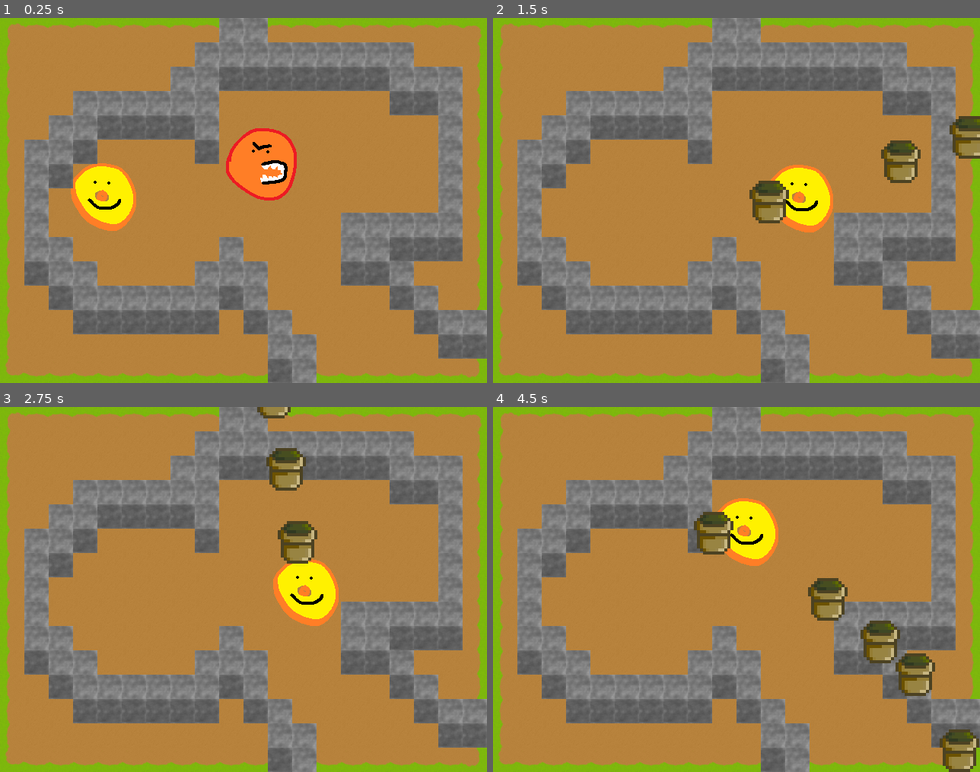
Above: before the commit, frames 1-4 (two rows, left to right).
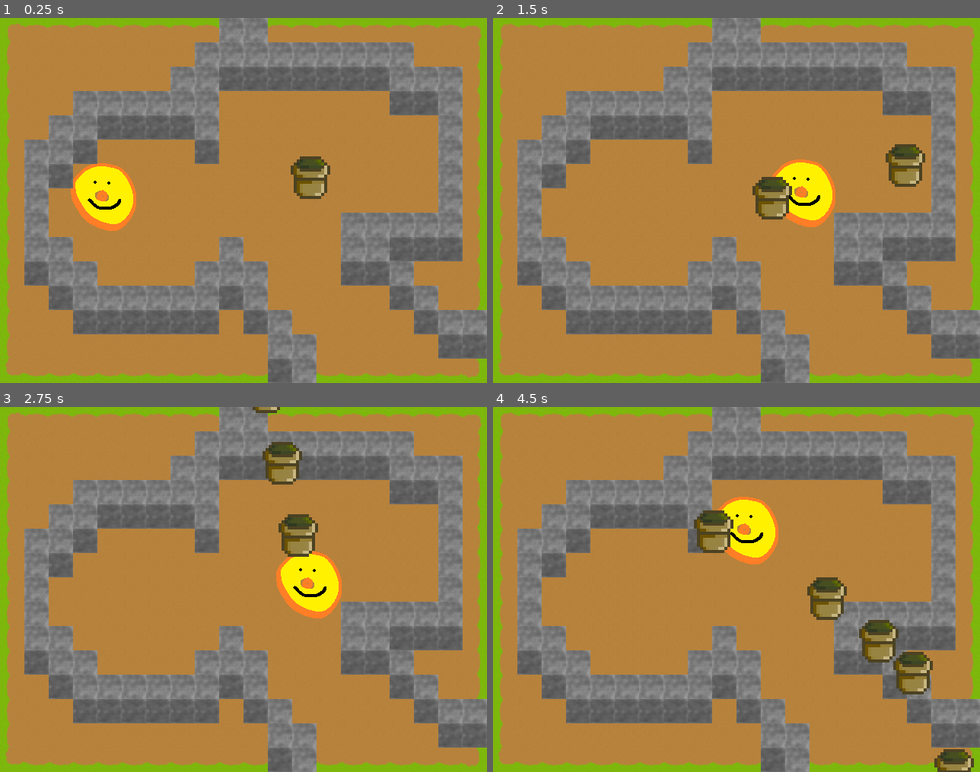
Above: after the commit, the same moments.

Repository: CyborgSquirrel/bepis-mula
Game: Godot game, scene res://Scenes/main.tscn
Same seed, same stepped clock (60 frames per second), same inputs: the game is played once before the commit and once after it.
Inputs (mouse positions are in pixels of both pictures, inside the frame that each line leads up to):
- Up to frame 1 (0.25 s): no input
- Up to frame 2 (1.5 s): move the mouse to (843, 182) at 0.52 s; press the mouse at (843, 182) at 0.53 s; hold D (char_right) 0.53-1.28 s; move the mouse to (639, 218) at 1.27 s; release the mouse at (639, 218) at 1.28 s; hold S (char_down) from 1.28 s (still down); click (639, 218) at 1.35 s
- Up to frame 3 (2.75 s): move the mouse to (292, 509) at 2.02 s; release S (char_down) at 2.03 s; press the mouse at (292, 509) at 2.03 s; hold D (char_right) from 2.03 s (still down)
- Up to frame 4 (4.5 s): move the mouse to (712, 662) at 2.77 s; release D (char_right) at 2.78 s; release the mouse at (712, 662) at 2.78 s; hold W (char_up) 2.78-3.53 s; click (712, 662) at 2.85 s; move the mouse to (882, 644) at 3.52 s; press the mouse at (882, 644) at 3.53 s; hold A (char_left) from 3.53 s (still down); move the mouse to (590, 534) at 4.27 s; release the mouse at (590, 534) at 4.28 s; click (590, 534) at 4.35 s

The runs differ from the first frame. In frame 1, 3.0% of the frame differs, in the area x 46-68%, y 30-50%; in frame 2, 2.7%; in frame 3, 2.7%; in frame 4, 2.1%.

Commit message:
broken pot

Diff:
--- a/Mini Scenes/pot.tscn
+++ b/Mini Scenes/pot.tscn
@@ -9,7 +9,7 @@
 radius = 24.0
 height = 12.0
 
-[node name="Pot" type="RigidBody2D" groups=[
+[node name="Pot" type="RigidBody2D" index="0" groups=[
 "Pots",
 ]]
 
@@ -33,7 +33,7 @@
 angular_velocity = 0.0
 angular_damp = -1.0
 script = ExtResource( 1 )
-_sections_unfolded = [ "Collision" ]
+_sections_unfolded = [ "Angular", "Collision" ]
 __meta__ = {
 "_edit_group_": true
 }
@@ -49,3 +49,10 @@
 
 visible = false
 shape = SubResource( 1 )
+
+[node name="Timer" type="Timer" parent="." index="2"]
+
+process_mode = 1
+wait_time = 1.0
+one_shot = false
+autostart = false
--- a/Scenes/main.tscn
+++ b/Scenes/main.tscn
@@ -1,9 +1,9 @@
-[gd_scene load_steps=4 format=2]
+[gd_scene load_steps=5 format=2]
 
 [ext_resource path="res://Mini Scenes/Background.res" type="TileSet" id=1]
 [ext_resource path="res://Mini Scenes/player.tscn" type="PackedScene" id=2]
-[ext_resource path="res://Mini Scenes/enemy.tscn" type="PackedScene" id=3]
-[ext_resource path="res://Mini Scenes/Foreground.res" type="TileSet" id=4]
+[ext_resource path="res://Mini Scenes/Foreground.res" type="TileSet" id=3]
+[ext_resource path="res://Mini Scenes/pot.tscn" type="PackedScene" id=4]
 
 [node name="Game" type="Node2D"]
 
@@ -39,14 +39,10 @@
 
 position = Vector2( 136, 236 )
 
-[node name="Enemy" parent="." index="2" instance=ExtResource( 3 )]
-
-position = Vector2( 490.726, 162.748 )
-
-[node name="Foreground" type="TileMap" parent="." index="3"]
+[node name="Foreground" type="TileMap" parent="." index="2"]
 
 mode = 0
-tile_set = ExtResource( 4 )
+tile_set = ExtResource( 3 )
 cell_size = Vector2( 32, 32 )
 cell_quadrant_size = 16
 cell_custom_transform = Transform2D( 1, 0, 0, 1, 0, 0 )
@@ -66,3 +62,7 @@
 __meta__ = {
 "_edit_lock_": true
 }
+
+[node name="Pot" parent="." index="3" instance=ExtResource( 4 )]
+
+position = Vector2( 408, 210 )
--- a/Scripts/Pot.gd
+++ b/Scripts/Pot.gd
@@ -1,13 +1,31 @@
 extends RigidBody2D
+
+var broken_pot_sprite = preload("res://Textures/BrokenPotSprite.png")
+
+
+# VARIABLES
+const BROKE_DELAY = 0.15
 
 
 func _ready():
 	set_physics_process(true)
 
+	# TIMER INITIALIZATION
+	$Timer.set_one_shot(true)
+	$Timer.set_wait_time(BROKE_DELAY)
+	$Timer.connect("timeout", self, "on_timeout_complete")
+
+func on_timeout_complete():
+	queue_free()
+
+
 func _physics_process(delta):
 	var bodies = get_colliding_bodies()
 
 	for body in bodies:
-		if body.is_in_group("Enemies"):
+		if body.is_in_group("Enemies") or body.is_in_group("Pots"):
+			$Sprite.set_texture(broken_pot_sprite)
+			linear_velocity = Vector2(0, 0)
+			angular_velocity = 0
+			$Timer.start()
 			body.free()
-			free()
Binary file added: Textures/BrokenPotSprite.png
Not shown, added: Textures/BrokenPotSprite.png.import
